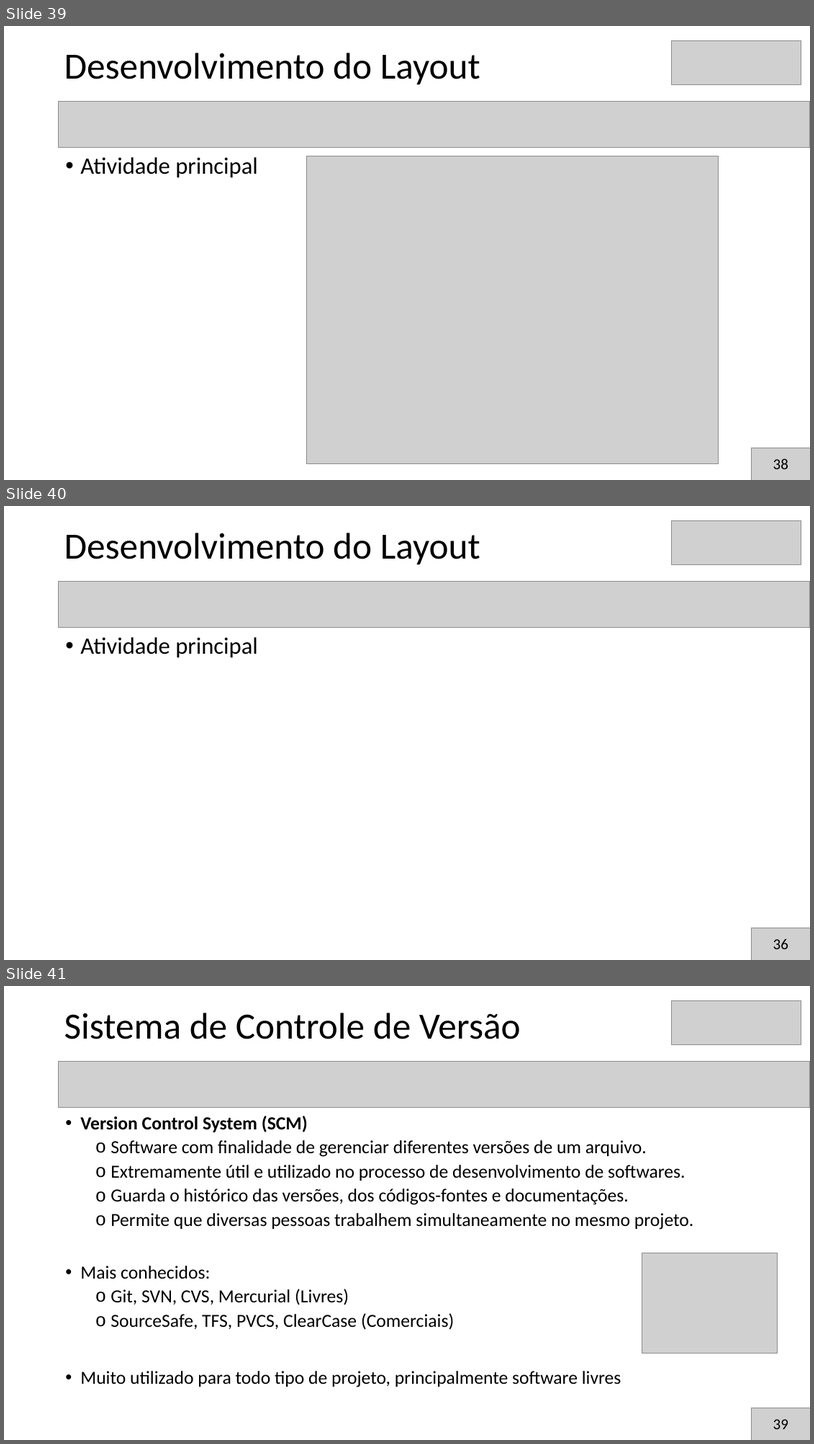
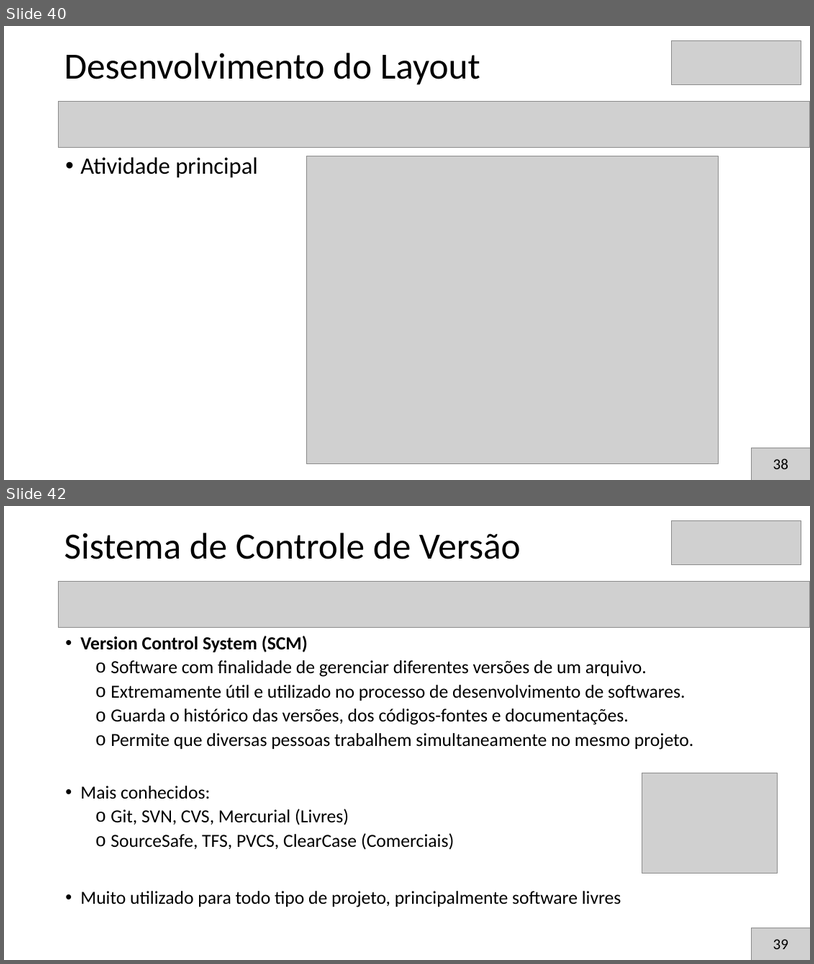
Before and after one commit to brunoslima/Secompp-Minicursos, a slide deck: Introdução ao Desenvolvimento de Front-End com HTMLCSSJS/Apresentacao/apresentacao1.pptx. Shown one above the other, each under a label of ours: slides 39, 40 and 41 before the commit, slides 40 and 42 after it; the slides between them are not shown. The pictures are 814x1444 and 814x964 pixels, drawn with LibreOffice and Linux fonts; fonts in the diff are those of the drawing; grey boxes stand for pictures; background and template pictures are left out. Boxes give left, top, right and bottom in pixels: in the first picture for what was removed or moved away, otherwise in the second. Text is boxed around its words. In the diff, an @@ line names an element or a change of style, - is before the commit and + after.

```diff
--- a/Introdução ao Desenvolvimento de Front-End com HTMLCSSJS/Apresentacao/apresentacao1.pptx
+++ b/Introdução ao Desenvolvimento de Front-End com HTMLCSSJS/Apresentacao/apresentacao1.pptx
@@ slide 40 removed at bbox=[4, 506, 810, 960], background picture (left out) @@
@@ picture removed at bbox=[672, 520, 801, 565] @@
@@ title removed at bbox=[64, 533, 481, 565] @@
-Desenvolvimento do Layout
@@ picture removed at bbox=[59, 582, 810, 628] @@
@@ text removed at bbox=[80, 637, 258, 658] @@
-• Atividade principal
@@ picture removed at bbox=[752, 928, 810, 960] @@
@@ text removed at bbox=[774, 939, 789, 949] @@
-36
@@ what was slide 39 is now slide 40 @@
@@ what was slide 41 is now slide 42 @@
```
Also in this commit, not shown: 2 slides changed, 2 slides added.
